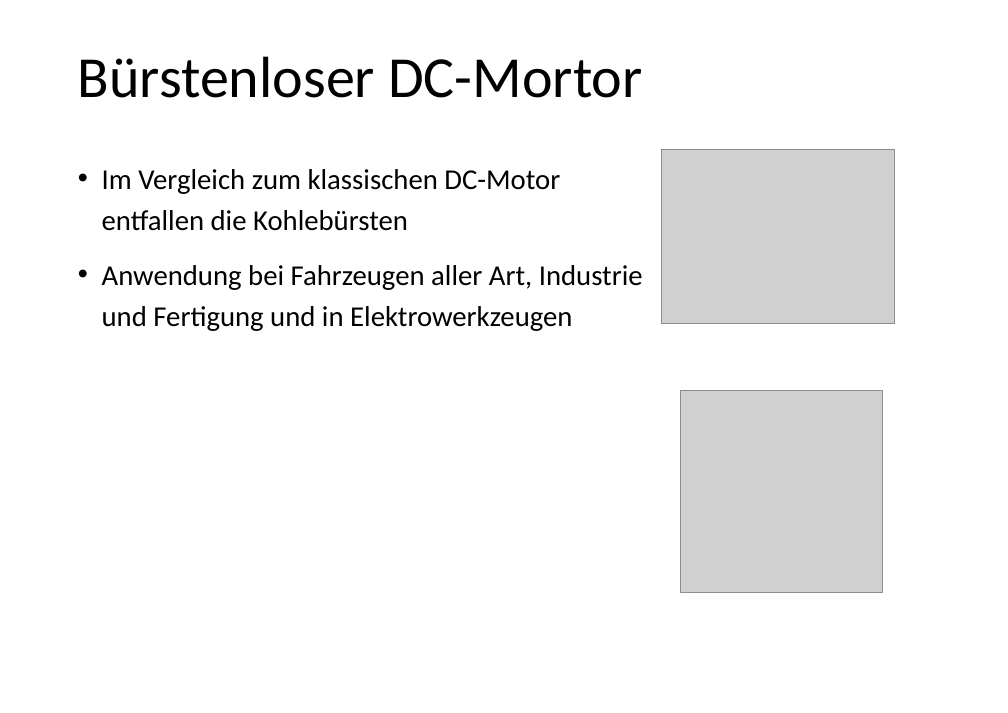
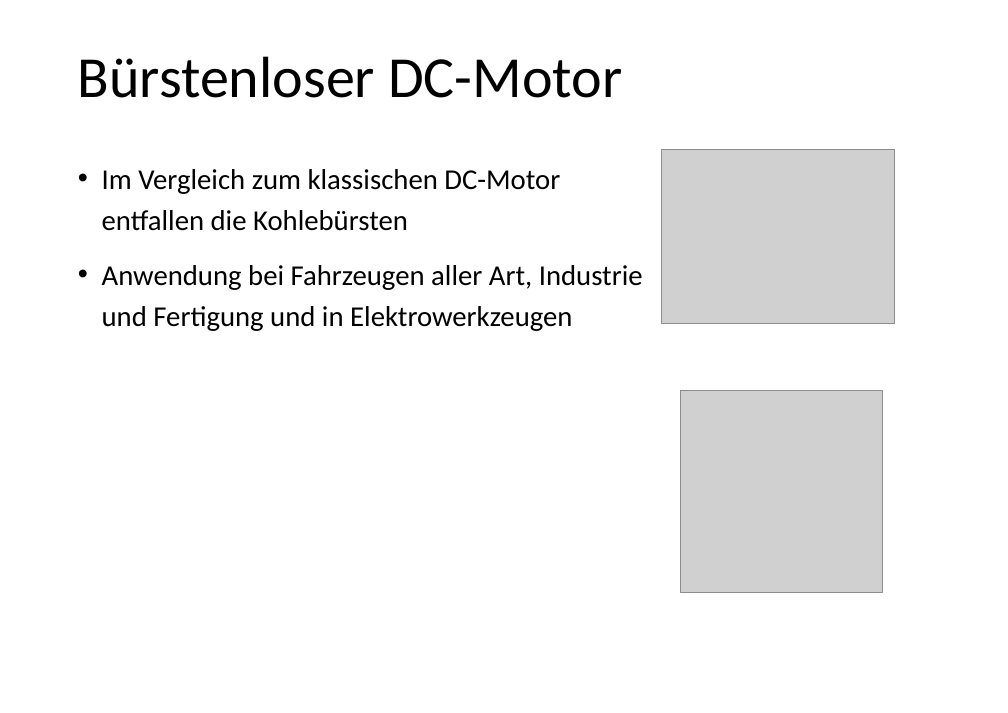
Before and after one commit to markhoff28/ztlArduinoCourse, a slide deck: slide 1 of Advanced/Workshop BL DC-Motor.odp. Drawn at 1008x713 pixels with LibreOffice and Linux fonts; fonts in the diff are those of the drawing; grey boxes stand for pictures. Boxes give left, top, right and bottom in pixels: in the first picture for what was removed or moved away, otherwise in the second. Text is boxed around its words. In the diff, an @@ line names an element or a change of style, - is before the commit and + after.

```diff
--- a/Advanced/Workshop BL DC-Motor.odp
+++ b/Advanced/Workshop BL DC-Motor.odp
@@ title at <box>78,56,622,98</box>: text changed @@
-Bürstenloser DC-Mortor
+Bürstenloser DC-Motor
```
Also in this commit, not shown: 3 other slides changed, 1 slide added, 1 slide removed, 1 other file.
